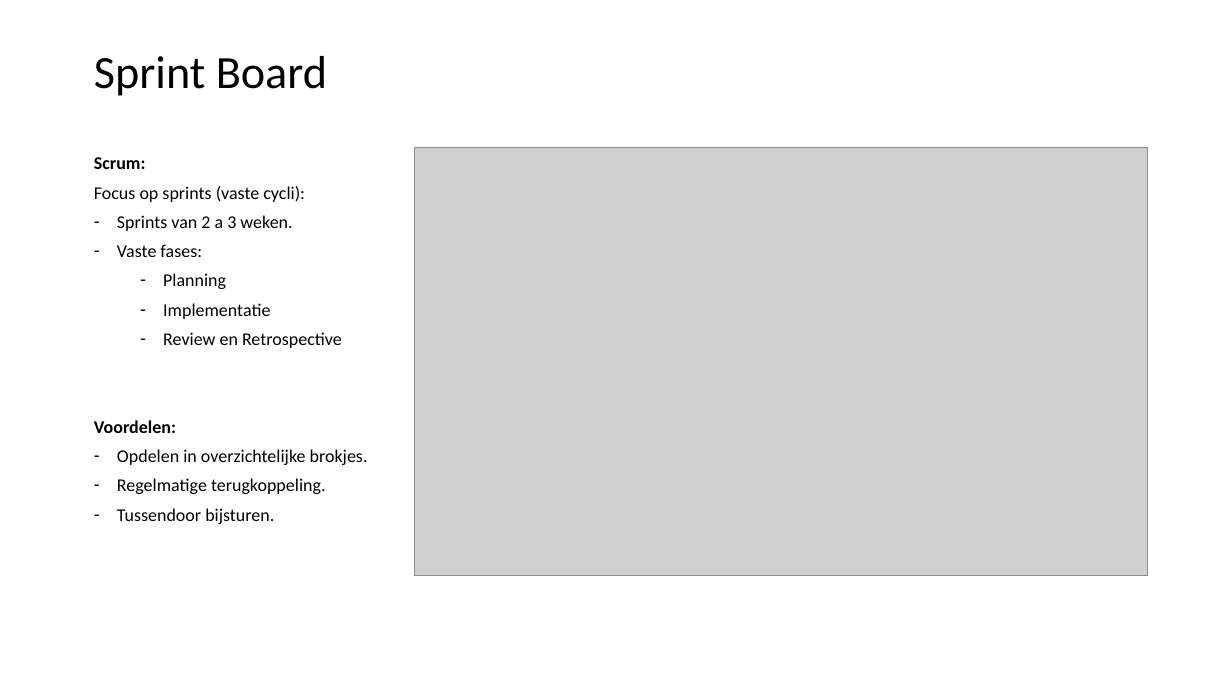
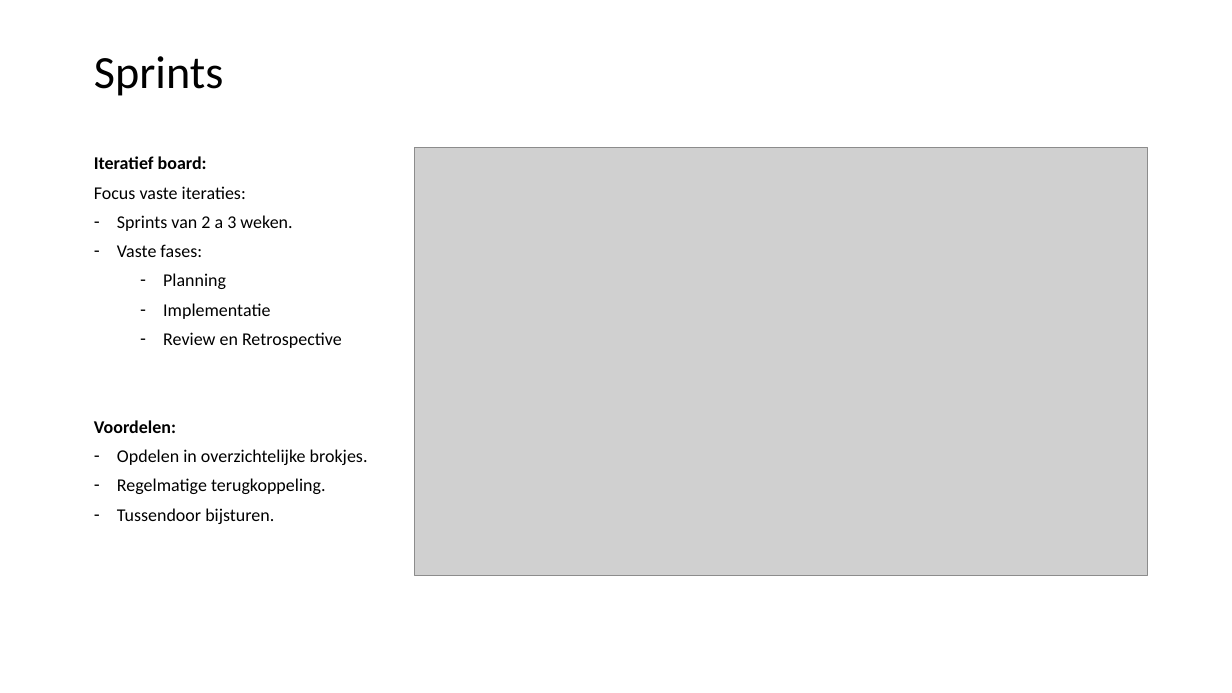
Before and after one commit to LFKoning/knowledge-sharing, a slide deck: slide 62 of git_course/2_collaboration/git_collaboration.pptx. Drawn at 1232x693 pixels with LibreOffice and Linux fonts; fonts in the diff are those of the drawing; grey boxes stand for pictures. Boxes give left, top, right and bottom in pixels: in the first picture for what was removed or moved away, otherwise in the second. Text is boxed around its words. In the diff, an @@ line names an element or a change of style, - is before the commit and + after.

```diff
--- a/git_course/2_collaboration/git_collaboration.pptx
+++ b/git_course/2_collaboration/git_collaboration.pptx
@@ title at <box>94,56,223,96</box>: text changed @@
-Sprint Board
+Sprints
@@ text at <box>94,156,246,199</box>: text changed @@
-Scrum:
-Focus op sprints (vaste cycli):
+Iteratief board:
+Focus vaste iteraties:
```
Also in this commit, not shown: 8 other slides changed, 1 slide added, 1 slide removed, 1 other file.
